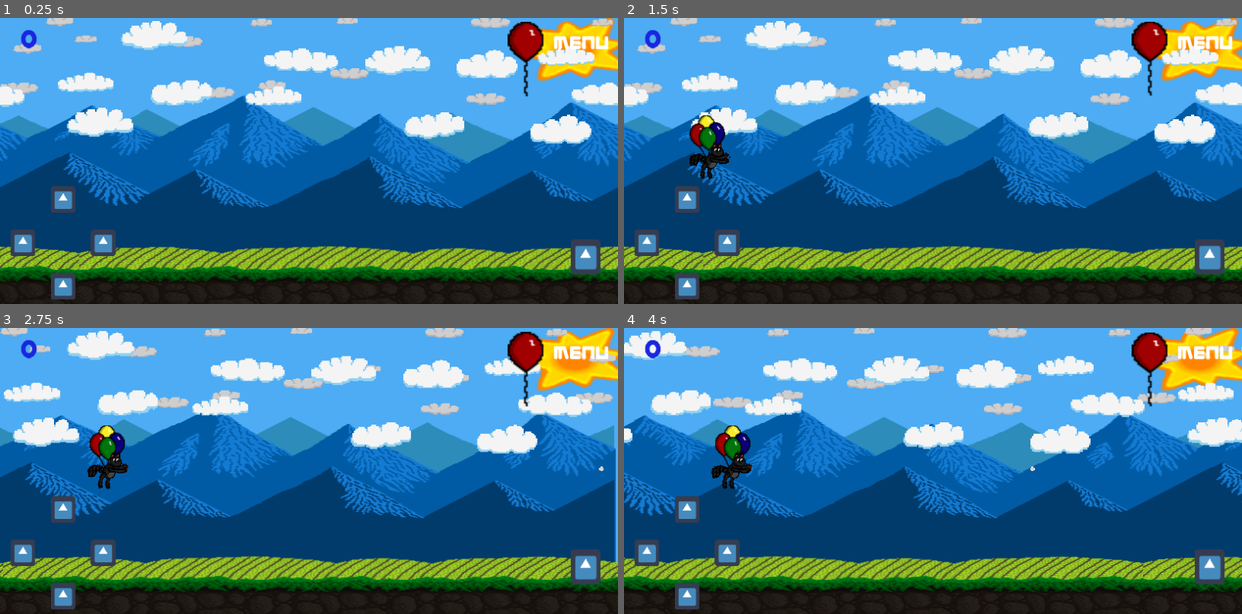
Above: before the commit, frames 1-4 (two rows, left to right).
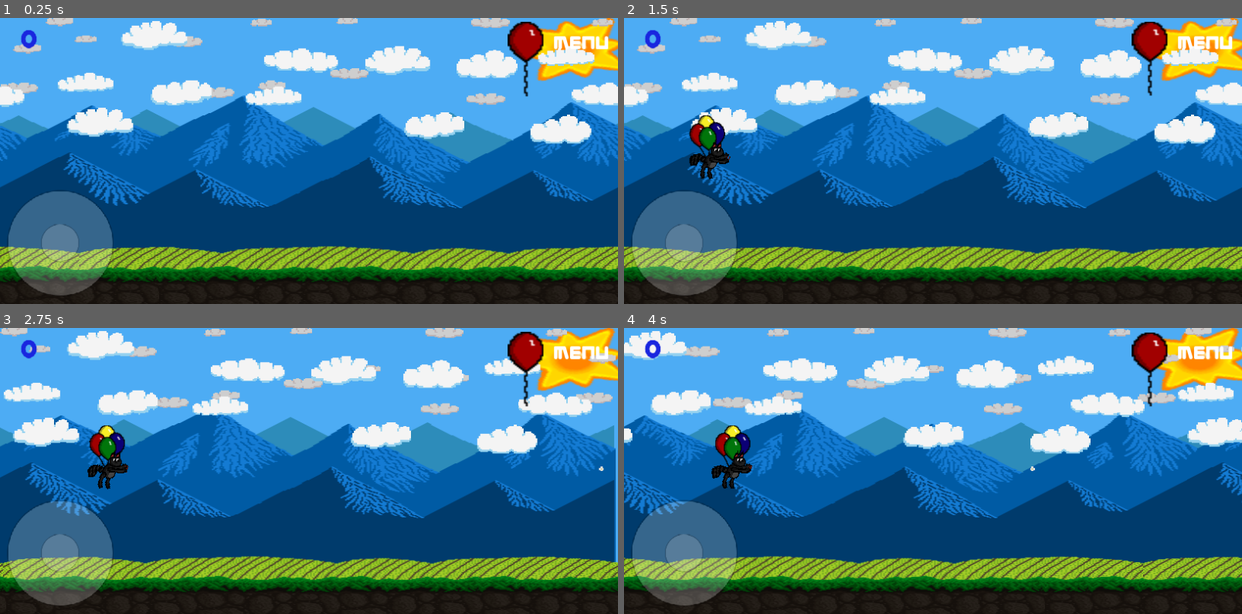
Above: after the commit, the same moments.

Repository: AldieNightStar/balloon_cat
Game: Godot game, scene res://Levels/Level01.tscn
Two runs of this game, one before a commit and one after it. Both use one fixed random seed, a clock stepped at 60 frames per second and the inputs below. This scene is started directly instead of the project's main scene. The engine's default icon, where the game draws it, is replaced by a stand-in: a white triangle on a blue panel in a dark square.
Inputs (mouse positions are in pixels of both pictures, inside the frame that each line leads up to):
- Up to frame 1 (0.25 s): no input
- Up to frame 2 (1.5 s): tap Enter (ui_accept) at 0.5, 0.6, 0.77, 1.07 s; move the mouse to (1068, 146) at 0.52 s; click (1068, 146) at 0.67 s; drag from (809, 175) to (902, 218) at 1.27 s
- Up to frame 3 (2.75 s): move the mouse to (370, 408) at 2.02 s; tap Enter (ui_accept) at 2.1 s; click (370, 408) at 2.17 s
- Up to frame 4 (4 s): drag from (902, 528) to (747, 428) at 2.77 s; move the mouse to (1118, 513) at 3.52 s; tap Enter (ui_accept) at 3.6, 3.77 s; click (1118, 513) at 3.67 s

The runs differ from the first frame. In frame 1, 5.6% of the frame differs, in the area x 1-98%, y 58-99%; in frame 2, 5.6%; in frame 3, 5.6%; in frame 4, 5.6%.

Commit message:
Some fixes

Diff:
--- a/Objects/Joystick/GUI.gd
+++ /dev/null
@@ -1 +0,0 @@
-extends CanvasLayer
--- a/Objects/Joystick/GUI.tscn
+++ b/Objects/Joystick/Joystick.tscn
@@ -2,9 +2,8 @@
 
 [ext_resource path="res://assets/Joystick/circle_small.png" type="Texture" id=1]
 [ext_resource path="res://assets/Joystick/circle_big.png" type="Texture" id=2]
-[ext_resource path="res://Objects/Joystick/big.gd" type="Script" id=3]
 
-[sub_resource type="GDScript" id=3]
+[sub_resource type="GDScript" id=1]
 script/source = "extends Node2D
 
 var stick_speed = 0
@@ -12,8 +11,49 @@
 var stick_vector = Vector2()
 "
 
-[sub_resource type="Animation" id=1]
-resource_name = "hide"
+[sub_resource type="GDScript" id=2]
+script/source = "extends Sprite
+
+const RADIUS = 120
+const SMALL_RADIUS = 45
+
+var stick_pos
+var evt_index = -1
+
+func _init():
+	stick_pos = global_position
+
+func _input(event):
+	if event is InputEventScreenTouch:
+		if event.is_pressed():
+			$small.position = Vector2()
+			$anim.play(\"show\")
+			if stick_pos.distance_to(event.position) < RADIUS:
+				evt_index = event.index
+		elif evt_index != -1:
+			if evt_index == event.index:
+				$anim.play(\"hide\")
+				evt_index = -1
+				$\"../\".stick_speed = 0
+				$\"../\".stick_vector = Vector2()
+				$\"../\".stick_angle = 0
+
+	if	evt_index != -1 and event is InputEventScreenDrag:
+
+		var dist = stick_pos.distance_to(event.position)
+		var vect = (event.position - stick_pos).normalized()
+
+		if dist+SMALL_RADIUS > RADIUS:
+			dist = RADIUS-SMALL_RADIUS
+
+		$\"../\".stick_speed = dist
+		$\"../\".stick_vector = vect
+		$\"../\".stick_angle = event.position.angle_to_point(stick_pos)
+
+		$small.position = vect * dist
+"
+
+[sub_resource type="Animation" id=3]
 length = 0.1
 tracks/0/type = "value"
 tracks/0/path = NodePath(".:modulate")
@@ -28,8 +68,7 @@
 "values": [ Color( 1, 1, 1, 0.215686 ), Color( 1, 1, 1, 0 ) ]
 }
 
-[sub_resource type="Animation" id=2]
-resource_name = "show"
+[sub_resource type="Animation" id=4]
 length = 0.1
 tracks/0/type = "value"
 tracks/0/path = NodePath(".:modulate")
@@ -44,19 +83,19 @@
 "values": [ Color( 1, 1, 1, 0 ), Color( 1, 1, 1, 0.215686 ) ]
 }
 
-[node name="GUI" type="Node2D"]
-script = SubResource( 3 )
+[node name="Joystick" type="Node2D"]
+script = SubResource( 1 )
 
 [node name="big" type="Sprite" parent="."]
 modulate = Color( 1, 1, 1, 0.215686 )
 scale = Vector2( 0.7, 0.7 )
 texture = ExtResource( 2 )
-script = ExtResource( 3 )
+script = SubResource( 2 )
 
 [node name="small" type="Sprite" parent="big"]
 scale = Vector2( 0.721549, 0.721549 )
 texture = ExtResource( 1 )
 
 [node name="anim" type="AnimationPlayer" parent="big"]
-anims/hide = SubResource( 1 )
-anims/show = SubResource( 2 )
+anims/hide = SubResource( 3 )
+anims/show = SubResource( 4 )
--- a/Objects/Joystick/big.gd
+++ /dev/null
@@ -1,42 +0,0 @@
-extends Sprite
-
-const RADIUS = 120
-const SMALL_RADIUS = 45
-
-var stick_pos
-var evt_index = -1
-
-func _init():
-	stick_pos = position
-
-func _input(event):
-	if event is InputEventScreenTouch:
-		if event.is_pressed():
-			$small.position = Vector2()
-			$anim.play("show")
-
-
-			if stick_pos.distance_to(event.position) < RADIUS:
-				evt_index = event.index
-
-		elif evt_index != -1:
-			if evt_index == event.index:
-				$anim.play("hide")
-				evt_index = -1
-				$"../".stick_speed = 0
-				$"../".stick_vector = Vector2()
-				$"../".stick_angle = 0
-
-	if	evt_index != -1 and event is InputEventScreenDrag:
-
-		var dist = stick_pos.distance_to(event.position)
-		var vect = (event.position - stick_pos).normalized()
-
-		if dist+SMALL_RADIUS > RADIUS:
-			dist = RADIUS-SMALL_RADIUS
-
-		$"../".stick_speed = dist
-		$"../".stick_vector = vect
-		$"../".stick_angle = event.position.angle_to_point(stick_pos)
-
-		$small.position = vect * dist
--- a/Objects/LevelHolder.tscn
+++ b/Objects/LevelHolder.tscn
@@ -1,10 +1,9 @@
-[gd_scene load_steps=17 format=2]
+[gd_scene load_steps=16 format=2]
 
 [ext_resource path="res://Objects/Cat.tscn" type="PackedScene" id=1]
 [ext_resource path="res://assets/Fonts/zorque.ttf" type="DynamicFontData" id=2]
 [ext_resource path="res://Objects/Button/LabelButton.tscn" type="PackedScene" id=3]
-[ext_resource path="res://Objects/UI/Joystick.tscn" type="PackedScene" id=4]
-[ext_resource path="res://Objects/Button/ActionButton.tscn" type="PackedScene" id=5]
+[ext_resource path="res://Objects/Joystick/Joystick.tscn" type="PackedScene" id=4]
 
 [sub_resource type="GDScript" id=1]
 script/source = "extends Node2D
@@ -203,14 +202,8 @@
 [node name="Anim" type="AnimationPlayer" parent="clayer"]
 anims/Score_Update = SubResource( 4 )
 
-[node name="Joystick2" parent="clayer" instance=ExtResource( 4 )]
-position = Vector2( 82.8336, 295.775 )
-scale = Vector2( 2.63903, 2.85294 )
-
-[node name="ActionButton" parent="." instance=ExtResource( 5 )]
-position = Vector2( 360.381, 125.962 )
-scale = Vector2( 3.2085, 3.7602 )
-action_value = "ui_accept"
+[node name="Joystick" parent="clayer" instance=ExtResource( 4 )]
+position = Vector2( 79.3893, 296.24 )
 
 [node name="camera" type="Camera2D" parent="."]
 visible = false
